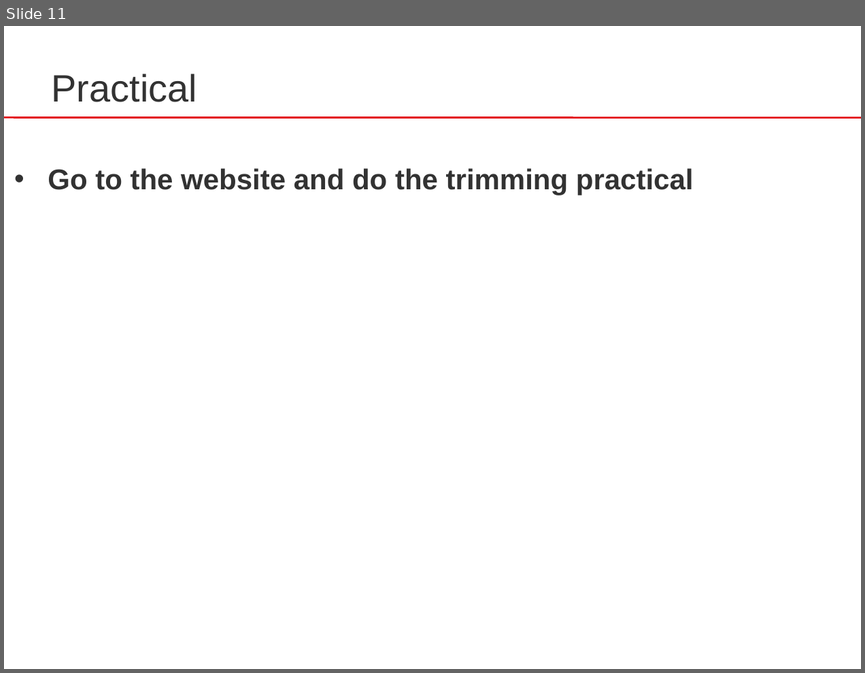
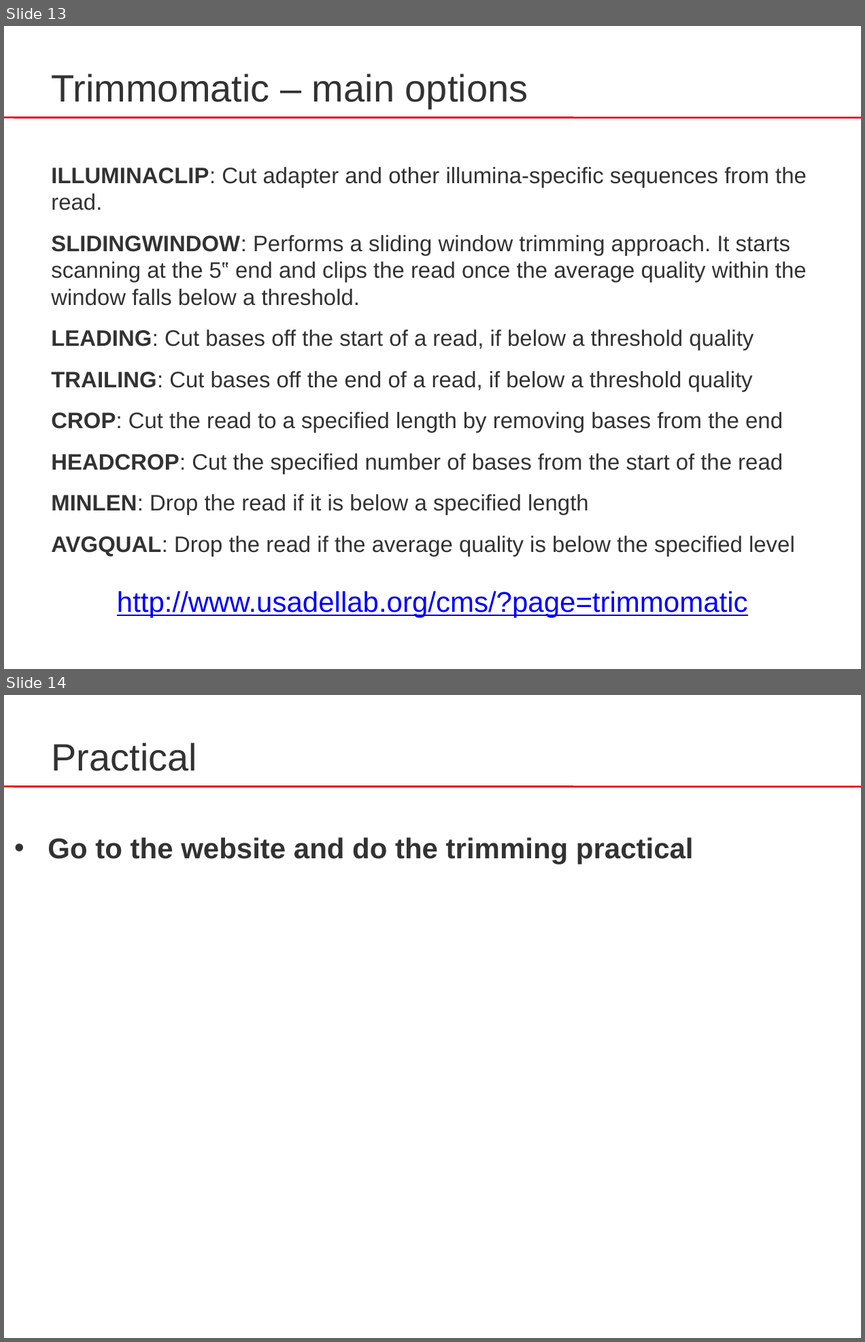
Before and after one commit to sib-swiss/RNAseq-introduction-training, a slide deck: docs/assets/pptx/RNA-Seq_03_trimming.pptx. Shown one above the other, each under a label of ours: slide 11 before the commit, slides 13 and 14 after it. The pictures are 865x673 and 865x1342 pixels, drawn with LibreOffice and Linux fonts; fonts in the diff are those of the drawing. Boxes give left, top, right and bottom in pixels: in the first picture for what was removed or moved away, otherwise in the second. Text is boxed around its words. In the diff, an @@ line names an element or a change of style, - is before the commit and + after.

```diff
--- a/docs/assets/pptx/RNA-Seq_03_trimming.pptx
+++ b/docs/assets/pptx/RNA-Seq_03_trimming.pptx
@@ slide 13 added at [4, 26, 861, 669], background #FFFFFF; not listed: 1 template element that a slide beside it also shows @@
@@ text added at [51, 74, 528, 108], 32 pt, text #323232 @@
+Trimmomatic – main options
@@ text added at [51, 167, 806, 556], 18.8 pt, text #323232 @@
+ILLUMINACLIP: Cut adapter and other illumina-specific sequences from the read.
+SLIDINGWINDOW: Performs a sliding window trimming approach. It starts scanning at the 5‟ end and clips the read once the average quality within the window falls below a threshold.
+LEADING: Cut bases off the start of a read, if below a threshold quality
+TRAILING: Cut bases off the end of a read, if below a threshold quality
+CROP: Cut the read to a specified length by removing bases from the end
+HEADCROP: Cut the specified number of bases from the start of the read
+MINLEN: Drop the read if it is below a specified length
+AVGQUAL: Drop the read if the average quality is below the specified level
@@ text added at [117, 590, 748, 617], 24 pt, text #0000FF, underline @@
+http://www.usadellab.org/cms/?page=trimmomatic
@@ what was slide 11 is now slide 14 @@
```
Also in this commit, not shown: 3 slides changed, 6 other slides added, 4 slides removed, 6 other files.
